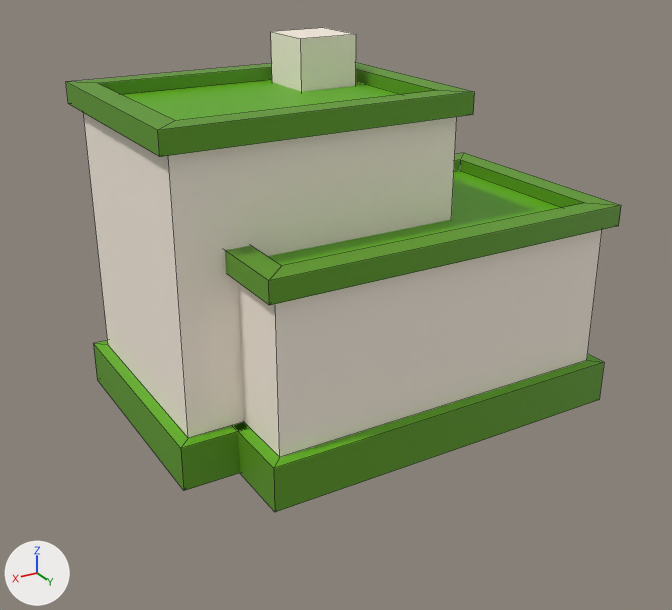
Two versions of the FBX model Assets/000.Eeeeden/00-Fbxs/jin_test/Lv2-house/Map-House-S-Lv2-G.fbx, one commit apart.
Both versions are drawn from a 50 mm camera at (1.64, 2.78, 1.75) aimed at (0.04, 0.12, 0.42). Arrows for +X, +Y and +Z are at lower left; the lights stay in place. Mesh edges are drawn as thin lines. Where no turn or scale is listed for an object, it has been applied to the vertices.

In view in the first picture: 'Map-House-S-Lv2-G'.
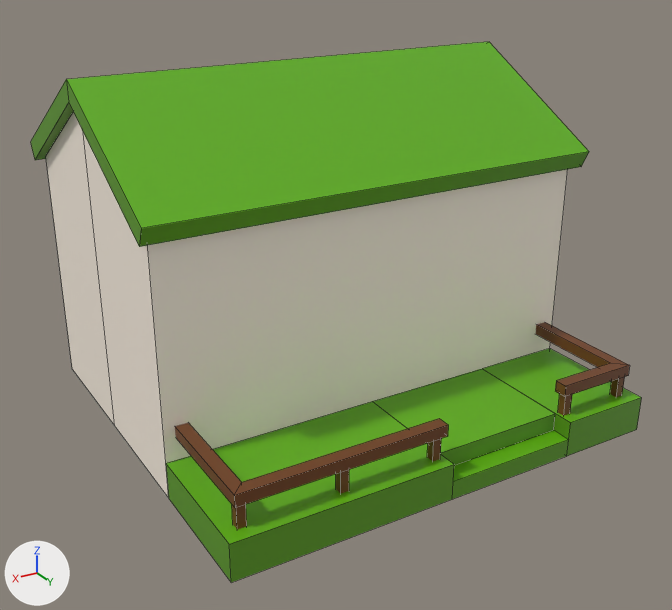
What changed in the scene script:
```text
Change me_map_house_s_lv2_g:
    used by ob_map_house_s_lv2_g; location = (0.0, 0.0, 0.0)
    remove me_map_house_s_lv2_g.from_pydata(...)  # 80 vertices, 74 faces; spans x -0.86..0.75, y -0.56..0.6, z 0.0..1.32
    add me_map_house_s_lv2_g.from_pydata(...)  # 110 vertices, 76 faces; spans x -0.84..0.84, y -0.76..0.83, z 0.0..1.25
    me_map_house_s_lv2_g part 1: the loose piece of 36 vertices spanning x -0.37..0.75, y -0.56..0.34, z 0.0..1.18 is rebuilt with 12 vertices and now spans x -0.81..0.81, y -0.7..0.36, z 0.0..1.18
    me_map_house_s_lv2_g part 2: the loose piece of 36 vertices spanning x -0.86..0.55, y -0.3..0.6, z 0.0..0.78 is deleted
    me_map_house_s_lv2_g part 3: the loose piece of 8 vertices spanning x -0.23..0.0, y -0.42..-0.19, z 1.03..1.32 is deleted
    me_map_house_s_lv2_g part 4
    52 vertices are added at x -0.84..0.81, y -0.76..0.83, z 0.0..1.25
    28 new vertices lie (0.0, 0.0, 0.13) away from vertices in x -0.81..0.81, y 0.36..0.83, z 0.0..0.12
    12 new vertices lie (0.0, 0.0, 0.04) away from vertices in x -0.77..0.77, y 0.33..0.79, z 0.21
    6 new vertices lie (1.68, 0.0, 0.0) away from vertices in x -0.84, y -0.76..0.42, z 0.87..1.25
    66 new faces join them
```

What differs and where, as boxes [x1, y1, x2, y2] in the pictures (672 x 610 px):
'Map-House-S-Lv2-G', reshaped (10% wider, 12% taller): before [66, 28, 621, 512]; after [31, 42, 641, 583]
part 1 of me_map_house_s_lv2_g, rebuilt: before [66, 62, 475, 491]; after [46, 112, 568, 498]
part 2 of me_map_house_s_lv2_g, deleted: before [225, 153, 621, 512]
part 3 of me_map_house_s_lv2_g, deleted: before [271, 28, 356, 92]
part 4 of me_map_house_s_lv2_g, added (green): after [31, 42, 641, 583]
